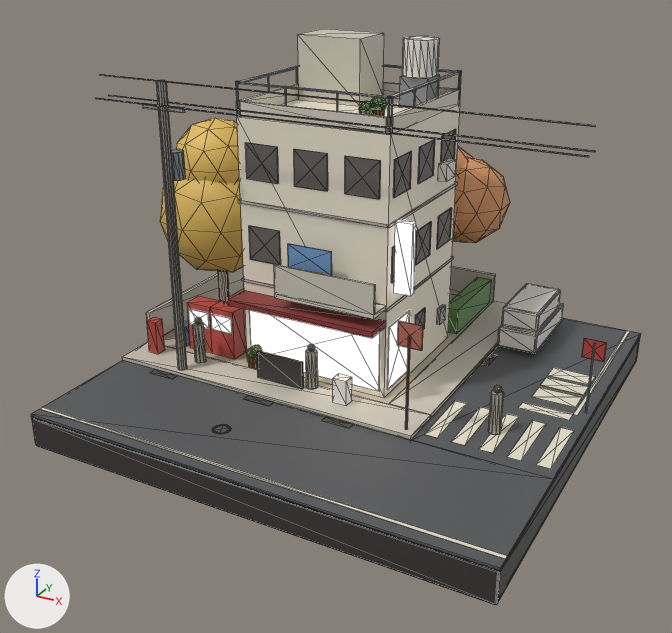
The glTF model public/models/_dev/hero_blockout.glb: old version first, new version second.
One viewpoint serves both versions: a 50 mm lens placed at (13.5, -26.4, 14.9), pointed at (-0.4, -1.2, 2.3). The lights are fixed; the arrows at lower left show +X, +Y and +Z. The first picture is the older version. Mesh edges are drawn as thin lines. Vertices at exactly the same position are counted once.

The scene before the commit, as lines of its bpy script (objects in view):
```python
me_hero_blockout = bpy.data.meshes.new('_hero_blockout')
me_hero_blockout.from_pydata(...)  # 1826 vertices, 3252 faces; spans x -8.8..8.2, y -8.0..8.2, z -1.4..11.0
# faces by material slot: [3192, 60]
me_hero_blockout.materials.append(mat_base)
me_hero_blockout.materials.append(mat_emissive)
ob_hero_blockout = bpy.data.objects.new('_hero_blockout', me_hero_blockout)
ob_hero_blockout.location = (0.0, 0.0, 0.0)
```
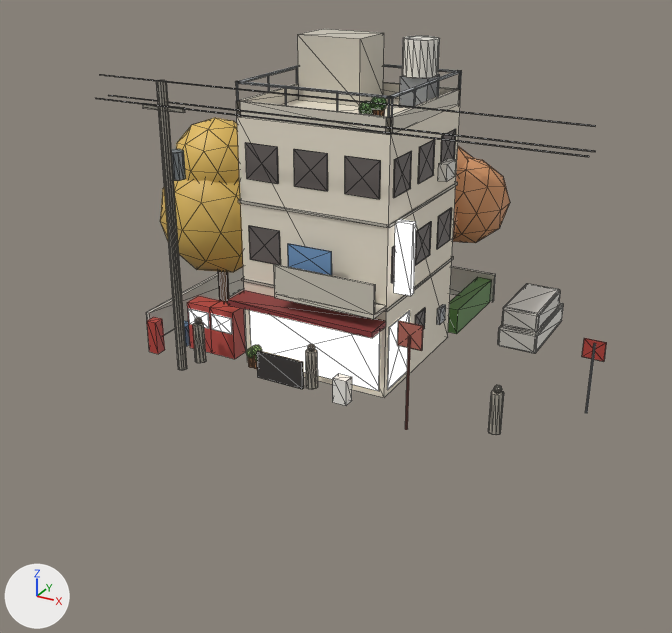
The change, as a list of edits to the scene's bpy script:
```text
Change me_hero_blockout:
    used by ob_hero_blockout; location = (0.0, 0.0, 0.0)
    remove me_hero_blockout.from_pydata(...)  # 1826 vertices, 3252 faces; spans x -8.8..8.2, y -8.0..8.2, z -1.4..11.0
    add me_hero_blockout.from_pydata(...)  # 1586 vertices, 2832 faces; spans x -8.8..8.2, y -3.5..8.2, z -0.2..11.0
    me_hero_blockout part 1: 18 loose pieces with 216 vertices, spanning x -8.0..8.0, y -8.0..8.0, z -1.4..-0.1, are deleted
    me_hero_blockout part 2
    24 vertices are removed from x -8.0..8.0, y -8.0..8.0, z -0.2..0.0
    60 faces are deleted
```

Boxes (x1, y1, x2, y2) around the edits, measured in the pictures (672 x 633 px):
'_hero_blockout', reshaped (16% narrower, 29% shorter): before (31, 29, 641, 605); after (96, 29, 607, 435)
part 1 of me_hero_blockout, deleted: before (32, 330, 640, 605)
part 2 of me_hero_blockout, deleted: before (31, 289, 641, 571)
